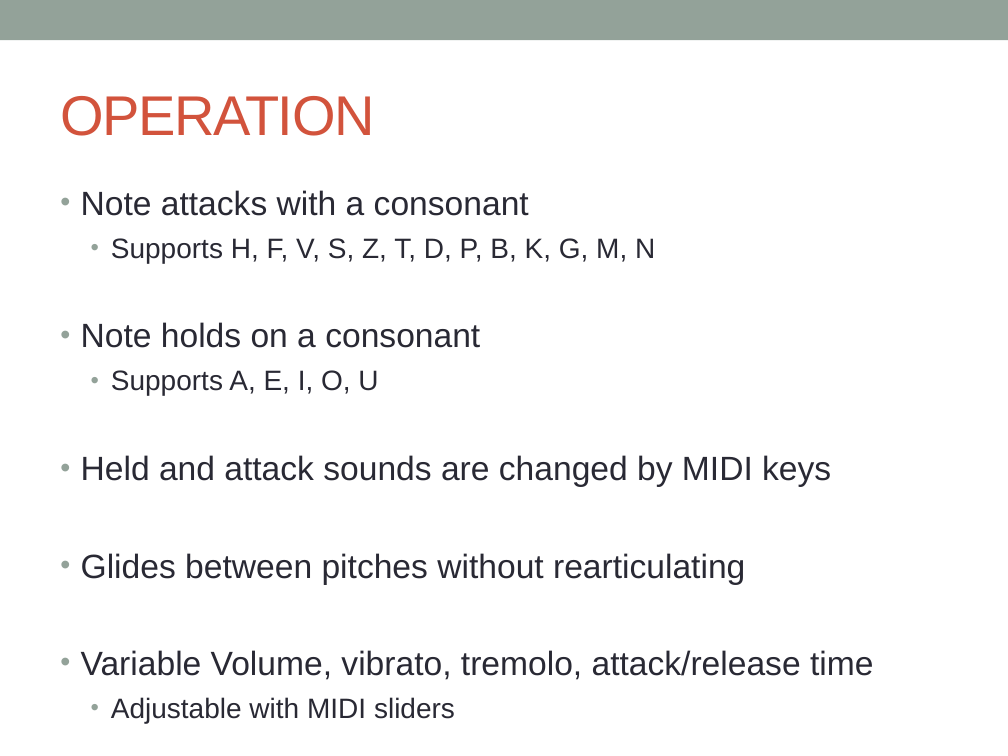
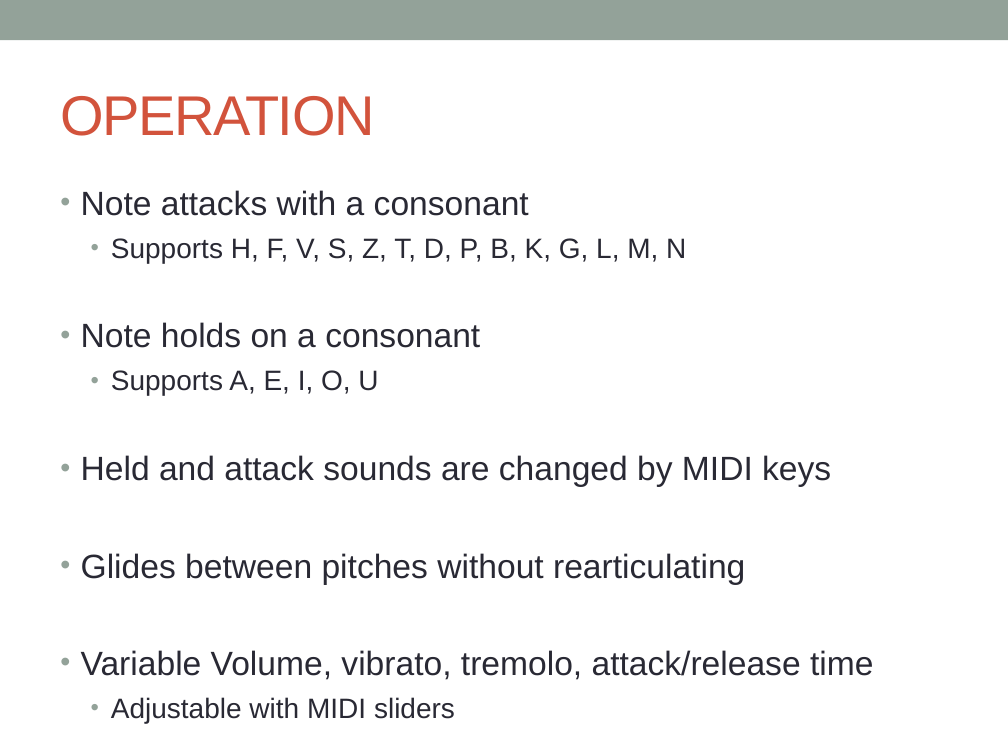
Before and after one commit to thenyeguy/ClickTrack-Vocalist, a slide deck: slide 3 of Presentation.pptx. Drawn at 1008x756 pixels with LibreOffice and Linux fonts; fonts in the diff are those of the drawing. Boxes give left, top, right and bottom in pixels: in the first picture for what was removed or moved away, otherwise in the second. Text is boxed around its words. In the diff, an @@ line names an element or a change of style, - is before the commit and + after.

```diff
--- a/Presentation.pptx
+++ b/Presentation.pptx
@@ text at box(111, 238, 686, 263): text changed @@
-  • Supports H, F, V, S, Z, T, D, P, B, K, G, M, N
+  • Supports H, F, V, S, Z, T, D, P, B, K, G, L, M, N
```
Also in this commit, not shown: 2 other slides changed, 1 slide added, 1 slide removed.
